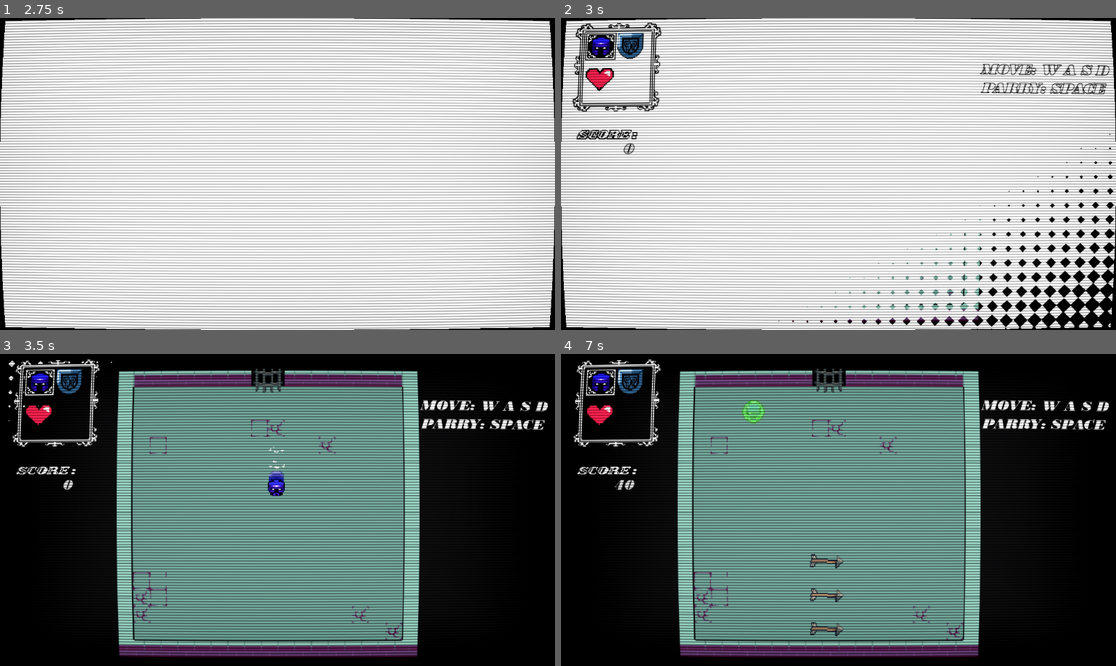
Above: before the commit, frames 1-4 (two rows, left to right).
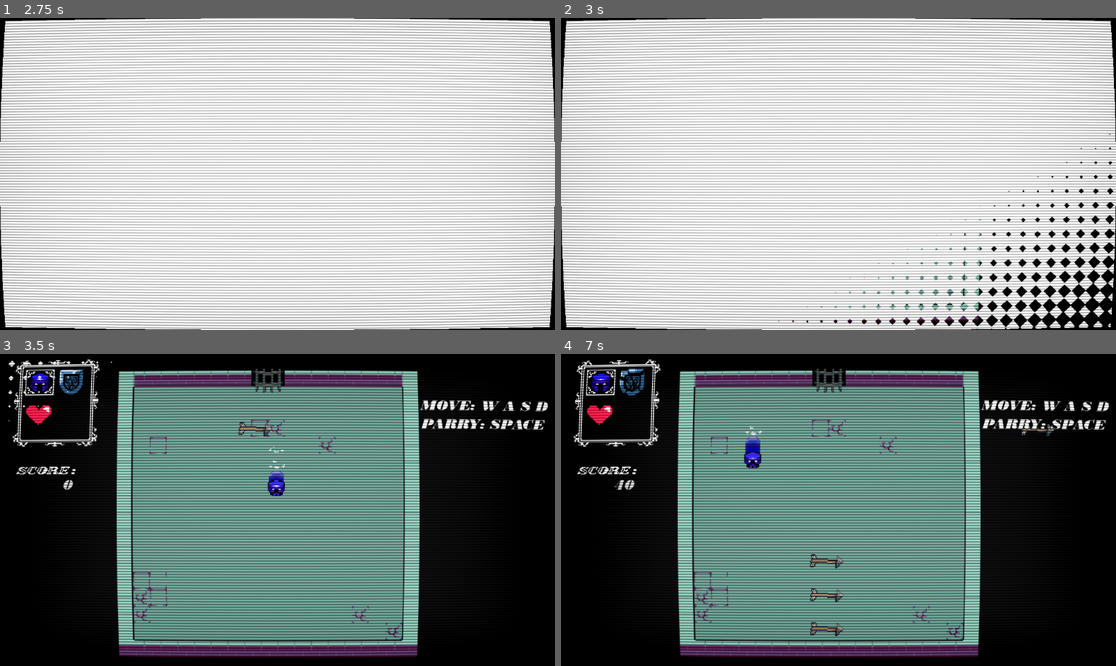
Above: after the commit, the same moments.

Repository: rddtz/gamejamplus
Game: Godot game, scene res://scenes/menu_principal.tscn
The game is run twice, just before and just after one commit, with the same random seed, the same clock (stepped at 60 frames per second) and the same inputs.
Inputs:
- Up to frame 1 (2.75 s): click "Jogar" at 0.5 s; click "Jogar" at 1.25 s; hold Right (RIGHT) from 2.03 s (still down); hold Space (parry_block) from 2.03 s (still down)
- Up to frame 2 (3 s): tap Enter at 2.75 s; release Right (RIGHT) at 2.78 s; release Space (parry_block) at 2.78 s; hold S (DOWN) from 2.78 s (still down); tap Space (parry_block) at 2.85 s
- Up to frame 3 (3.5 s): keep holding S (DOWN)
- Up to frame 4 (7 s): release S (DOWN) at 3.53 s; hold Right (RIGHT) 3.53-4.28 s; hold Space (parry_block) 3.53-4.28 s; hold W (UP) 4.28-5.03 s; tap Space (parry_block) at 4.35, 5.85 s; hold Space (parry_block) 5.03-5.78 s; hold A (LEFT) 5.03-6.53 s; hold S (DOWN) from 6.53 s (still down); hold Space (parry_block) from 6.53 s (still down)

Frame 1 is identical in both runs. In frame 2, 3.2% of the frame differs, in the area x 2-99%, y 1-44%; in frame 3, 0.4%; in frame 4, 0.9%.
Error before the commit: Invalid assignment of property or key 'pitch_range' with value of type 'float' on a base object of type 'AudioStreamPlayer2D'. (res://scripts/player.gd:160)

Commit message:
animacoes da hud

Diff:
--- a/plus/scenes/hud.tscn
+++ b/plus/scenes/hud.tscn
@@ -1,10 +1,10 @@
-[gd_scene load_steps=18 format=3 uid="uid://cl7mw413ftgqn"]
+[gd_scene load_steps=34 format=3 uid="uid://cl7mw413ftgqn"]
 
 [ext_resource type="Script" path="res://scripts/hud.gd" id="1_6sv8g"]
 [ext_resource type="FontFile" uid="uid://00ch3p5s45x2" path="res://assets/fonts/BOD_BLAI.TTF" id="2_6610f"]
 [ext_resource type="Texture2D" uid="uid://btgmgqiyp67mb" path="res://assets/HUD_moldura.png" id="2_jj3jd"]
 [ext_resource type="Texture2D" uid="uid://do4o74wt1v0f3" path="res://assets/HUD_Knight-Sheet.png" id="4_5cjvy"]
-[ext_resource type="Texture2D" uid="uid://ce0sxc3kqmw5f" path="res://assets/HUD_Knight.png" id="5_pptq6"]
+[ext_resource type="Texture2D" uid="uid://chion5ylbc36c" path="res://assets/Animation_shield_HUD-Sheet.png" id="4_y1u7e"]
 
 [sub_resource type="StyleBoxEmpty" id="StyleBoxEmpty_n8x5d"]
 
@@ -13,13 +13,142 @@
 
 [sub_resource type="StyleBoxEmpty" id="StyleBoxEmpty_sh607"]
 
-[sub_resource type="StyleBoxTexture" id="StyleBoxTexture_f4yo0"]
-texture = ExtResource("5_pptq6")
-region_rect = Rect2(49, 33, 30, 30)
-
-[sub_resource type="StyleBoxTexture" id="StyleBoxTexture_3mh6g"]
-texture = ExtResource("5_pptq6")
-region_rect = Rect2(48, 0, 32, 32)
+[sub_resource type="AtlasTexture" id="AtlasTexture_jwg1a"]
+atlas = ExtResource("4_y1u7e")
+region = Rect2(0, 0, 32, 32)
+
+[sub_resource type="AtlasTexture" id="AtlasTexture_ik4ko"]
+atlas = ExtResource("4_y1u7e")
+region = Rect2(32, 0, 32, 32)
+
+[sub_resource type="AtlasTexture" id="AtlasTexture_ywmxn"]
+atlas = ExtResource("4_y1u7e")
+region = Rect2(64, 0, 32, 32)
+
+[sub_resource type="AtlasTexture" id="AtlasTexture_yht57"]
+atlas = ExtResource("4_y1u7e")
+region = Rect2(96, 0, 32, 32)
+
+[sub_resource type="AtlasTexture" id="AtlasTexture_w5c82"]
+atlas = ExtResource("4_y1u7e")
+region = Rect2(128, 0, 32, 32)
+
+[sub_resource type="AtlasTexture" id="AtlasTexture_ykng8"]
+atlas = ExtResource("4_y1u7e")
+region = Rect2(160, 0, 32, 32)
+
+[sub_resource type="AtlasTexture" id="AtlasTexture_plw3g"]
+atlas = ExtResource("4_y1u7e")
+region = Rect2(192, 0, 32, 32)
+
+[sub_resource type="AtlasTexture" id="AtlasTexture_iusjk"]
+atlas = ExtResource("4_y1u7e")
+region = Rect2(192, 0, 32, 32)
+
+[sub_resource type="AtlasTexture" id="AtlasTexture_lyl4w"]
+atlas = ExtResource("4_y1u7e")
+region = Rect2(224, 0, 32, 32)
+
+[sub_resource type="AtlasTexture" id="AtlasTexture_kcqr5"]
+atlas = ExtResource("4_y1u7e")
+region = Rect2(256, 0, 32, 32)
+
+[sub_resource type="AtlasTexture" id="AtlasTexture_4hnjb"]
+atlas = ExtResource("4_y1u7e")
+region = Rect2(288, 0, 32, 32)
+
+[sub_resource type="AtlasTexture" id="AtlasTexture_m8ci6"]
+atlas = ExtResource("4_y1u7e")
+region = Rect2(320, 0, 32, 32)
+
+[sub_resource type="AtlasTexture" id="AtlasTexture_fhwbw"]
+atlas = ExtResource("4_y1u7e")
+region = Rect2(320, 0, 32, 32)
+
+[sub_resource type="AtlasTexture" id="AtlasTexture_mycw2"]
+atlas = ExtResource("4_y1u7e")
+region = Rect2(288, 0, 32, 32)
+
+[sub_resource type="AtlasTexture" id="AtlasTexture_wjgog"]
+atlas = ExtResource("4_y1u7e")
+region = Rect2(256, 0, 32, 32)
+
+[sub_resource type="AtlasTexture" id="AtlasTexture_0pc1c"]
+atlas = ExtResource("4_y1u7e")
+region = Rect2(224, 0, 32, 32)
+
+[sub_resource type="AtlasTexture" id="AtlasTexture_roq7h"]
+atlas = ExtResource("4_y1u7e")
+region = Rect2(192, 0, 32, 32)
+
+[sub_resource type="SpriteFrames" id="SpriteFrames_yk0tb"]
+animations = [{
+"frames": [{
+"duration": 1.0,
+"texture": SubResource("AtlasTexture_jwg1a")
+}, {
+"duration": 1.0,
+"texture": SubResource("AtlasTexture_ik4ko")
+}, {
+"duration": 1.0,
+"texture": SubResource("AtlasTexture_ywmxn")
+}, {
+"duration": 1.0,
+"texture": SubResource("AtlasTexture_yht57")
+}, {
+"duration": 1.0,
+"texture": SubResource("AtlasTexture_w5c82")
+}, {
+"duration": 1.0,
+"texture": SubResource("AtlasTexture_ykng8")
+}, {
+"duration": 1.0,
+"texture": SubResource("AtlasTexture_plw3g")
+}],
+"loop": true,
+"name": &"idle",
+"speed": 5.0
+}, {
+"frames": [{
+"duration": 1.0,
+"texture": SubResource("AtlasTexture_iusjk")
+}, {
+"duration": 1.0,
+"texture": SubResource("AtlasTexture_lyl4w")
+}, {
+"duration": 1.0,
+"texture": SubResource("AtlasTexture_kcqr5")
+}, {
+"duration": 1.0,
+"texture": SubResource("AtlasTexture_4hnjb")
+}, {
+"duration": 1.0,
+"texture": SubResource("AtlasTexture_m8ci6")
+}],
+"loop": false,
+"name": &"quebra",
+"speed": 5.0
+}, {
+"frames": [{
+"duration": 1.0,
+"texture": SubResource("AtlasTexture_fhwbw")
+}, {
+"duration": 1.0,
+"texture": SubResource("AtlasTexture_mycw2")
+}, {
+"duration": 1.0,
+"texture": SubResource("AtlasTexture_wjgog")
+}, {
+"duration": 1.0,
+"texture": SubResource("AtlasTexture_0pc1c")
+}, {
+"duration": 1.0,
+"texture": SubResource("AtlasTexture_roq7h")
+}],
+"loop": false,
+"name": &"quebra_invert",
+"speed": 5.0
+}]
 
 [sub_resource type="AtlasTexture" id="AtlasTexture_bi7wj"]
 atlas = ExtResource("4_5cjvy")
@@ -72,6 +201,7 @@
 }]
 
 [node name="CanvasLayer" type="CanvasLayer"]
+layer = 0
 script = ExtResource("1_6sv8g")
 
 [node name="PanelContainer" type="PanelContainer" parent="."]
@@ -115,20 +245,12 @@
 text = "MOVE: W A S D
 PARRY: SPACE"
 
-[node name="Inteiro" type="Panel" parent="."]
-offset_left = 111.0
-offset_top = 28.0
-offset_right = 165.0
-offset_bottom = 82.0
-theme_override_styles/panel = SubResource("StyleBoxTexture_f4yo0")
-
-[node name="Quebrado" type="Panel" parent="."]
-visible = false
-offset_left = 112.0
-offset_top = 28.0
-offset_right = 166.0
-offset_bottom = 82.0
-theme_override_styles/panel = SubResource("StyleBoxTexture_3mh6g")
+[node name="Quebrado" type="AnimatedSprite2D" parent="."]
+position = Vector2(142, 56)
+scale = Vector2(1.67969, 1.79261)
+sprite_frames = SubResource("SpriteFrames_yk0tb")
+animation = &"quebra_invert"
+autoplay = "idle"
 
 [node name="AnimatedSprite2D" type="AnimatedSprite2D" parent="."]
 position = Vector2(78, 124)
@@ -136,3 +258,5 @@
 sprite_frames = SubResource("SpriteFrames_uthkt")
 autoplay = "default"
 frame_progress = 0.262343
+
+[connection signal="animation_finished" from="Quebrado" to="." method="_on_quebrado_animation_finished"]
--- a/plus/scenes/main.tscn
+++ b/plus/scenes/main.tscn
@@ -12,8 +12,9 @@
 [ext_resource type="PackedScene" uid="uid://dxm6uy4mlng2t" path="res://scenes/armadilha_spawner.tscn" id="12_jp7ru"]
 [ext_resource type="PackedScene" uid="uid://c6dq3gl435piw" path="res://scenes/timer.tscn" id="13_utv0c"]
 [ext_resource type="PackedScene" uid="uid://cl7mw413ftgqn" path="res://scenes/hud.tscn" id="14_sfs7t"]
-[ext_resource type="PackedScene" uid="uid://ddplfj571jhqc" path="res://scenes/music.tscn" id="15_2dk6j"]
-[ext_resource type="PackedScene" path="res://scenes/portao_fechado.tscn" id="15_mw5o6"]
+[ext_resource type="PackedScene" path="res://scenes/music.tscn" id="15_2dk6j"]
+[ext_resource type="PackedScene" uid="uid://dnmbunej4me3p" path="res://scenes/portao_fechado.tscn" id="15_mw5o6"]
+[ext_resource type="PackedScene" uid="uid://de8y70ljk8ycb" path="res://scenes/flecha.tscn" id="16_8wkkf"]
 [ext_resource type="Script" path="res://scripts/controlador.gd" id="16_affun"]
 
 [node name="main2" type="Node2D"]
@@ -57,10 +58,13 @@
 position = Vector2(-59, 403)
 
 [node name="music" parent="." instance=ExtResource("15_2dk6j")]
-bus = &"Music"
 
 [node name="controlador" type="Node2D" parent="."]
 script = ExtResource("16_affun")
 
 [node name="PortaoFechado" parent="." instance=ExtResource("15_mw5o6")]
 position = Vector2(212, 72)
+
+[node name="Flecha" parent="." instance=ExtResource("16_8wkkf")]
+position = Vector2(158, 107)
+speed = 60.0
--- a/plus/scripts/hud.gd
+++ b/plus/scripts/hud.gd
@@ -1,5 +1,7 @@
 extends CanvasLayer
 
+var animando = 0
+var idle = 1
 
 # Called when the node enters the scene tree for the first time.
 func _ready() -> void:
@@ -13,9 +15,19 @@
 
 
 func att_escudo():
-	if Global.quebrado:
-		$Quebrado.show()
-		$Inteiro.hide()
+	if Global.quebrado and !animando:
+		idle = 0
+		animando+=1
+		$Quebrado.play("RESET")
+		$Quebrado.play("quebra")
 	elif !Global.quebrado:
-		$Quebrado.hide()
-		$Inteiro.show()
+		animando = 0
+		if !idle:
+			$Quebrado.play("RESET")
+			$Quebrado.play("quebra_invert")
+			idle = 1
+
+
+func _on_quebrado_animation_finished() -> void:
+	if $Quebrado.animation == "quebra_invert" or $Quebrado.animation == "idle":
+		$Quebrado.play("idle")
--- a/plus/scripts/player.gd
+++ b/plus/scripts/player.gd
@@ -139,8 +139,6 @@
 			area.destroy_player()
 
 		if defendendo && parry_timer > 0:
-			$parrySound.pitch_scale = randf_range(1.2,1.8)
-			$parrySound.play(float(position.x))
 			print("parry")
 			Global.score += 100
 			foi_parry = 0.1
@@ -157,8 +155,6 @@
 			return
 		elif defendendo:
 			defendendo = false
-			$blockSound.pitch_range = randf_range(1.0,1.4)
-			$blockSound.play(float(position.x))
 			print("block")
 			player_has_shield = false
 			Global.screen_shake(5.0)
--- a/plus/scripts/timer.gd
+++ b/plus/scripts/timer.gd
@@ -14,4 +14,3 @@
 
 func _on_timer_timeout() -> void:
 	Global.score += 10
-	print(Global.score)
Binary file added: plus/assets/Animation_shield_HUD-Sheet.png
Not shown, added: plus/assets/Animation_shield_HUD-Sheet.png.import
Not shown: 1 places in plus/default_bus_layout.tres that only renumber resources
Binary file changed: plus/leaderboard.40.translation
Not shown: 1 places in plus/scenes/main.tscn that only renumber resources
